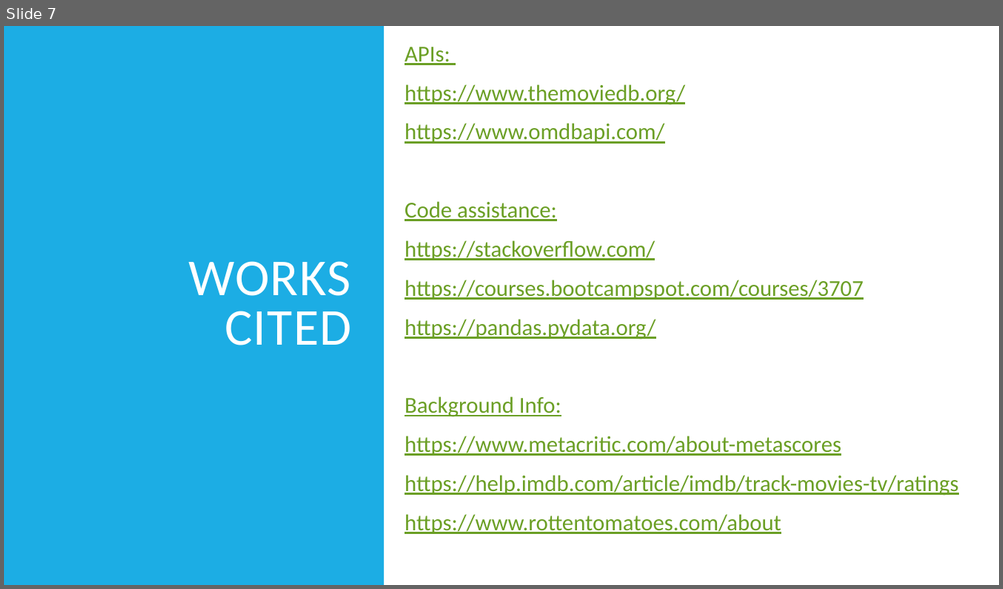
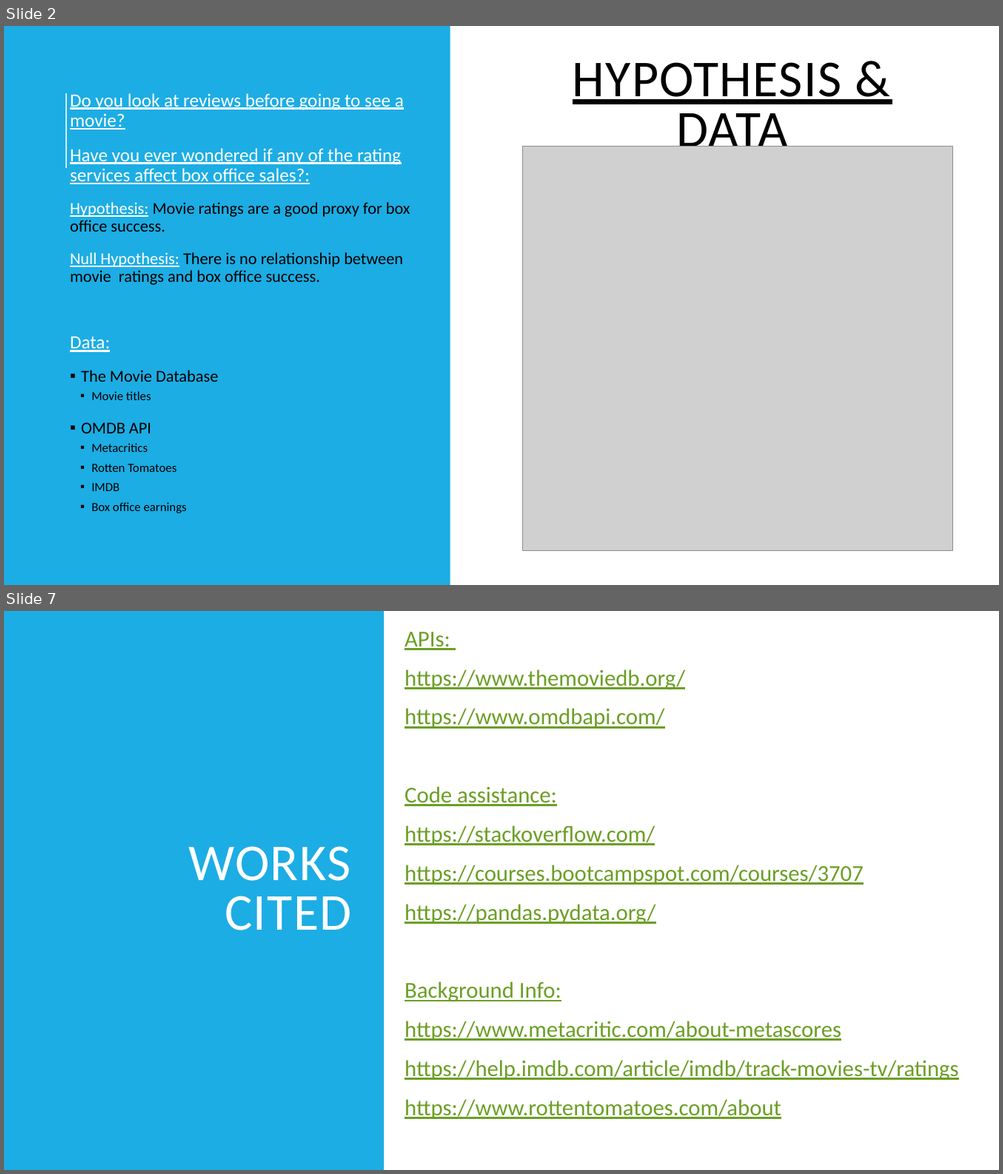
Before and after one commit to Abby-Boulter/Project1, a slide deck: data/Project 1 Presentation.pptx. Shown one above the other, each under a label of ours: slide 7 before the commit, slides 2 and 7 after it; the slides between them are not shown. The pictures are 1003x589 and 1003x1174 pixels, drawn with LibreOffice and Linux fonts; fonts in the diff are those of the drawing; grey boxes stand for pictures. Boxes give left, top, right and bottom in pixels: in the first picture for what was removed or moved away, otherwise in the second. Text is boxed around its words. In the diff, an @@ line names an element or a change of style, - is before the commit and + after.

```diff
--- a/data/Project 1 Presentation.pptx
+++ b/data/Project 1 Presentation.pptx
@@ slide 2 added at bbox=[4, 26, 999, 585], background #FFFFFF @@
@@ rectangle added at bbox=[4, 26, 450, 585], fill #1CADE4 @@
@@ title added at bbox=[572, 62, 842, 158], 50 pt, text #000000, underline @@
+HYPOTHESIS & DATA
@@ line added from (66, 168) to (66, 93), #D2EFFA 1.5 pt @@
@@ text added at bbox=[70, 93, 410, 514], 16 pt, text #000000 @@
+Do you look at reviews before going to see a movie?
+Have you ever wondered if any of the rating services affect box office sales?:
+Hypothesis: Movie ratings are a good proxy for box office success.
+Null Hypothesis: There is no relationship between movie ratings and box office success.
+Data:
+▪ The Movie Database
+  ▪ Movie titles
+▪ OMDB API
+  ▪ Metacritics
+  ▪ Rotten Tomatoes
+  ▪ IMDB
+  ▪ Box office earnings
@@ picture added at bbox=[523, 146, 952, 551] @@
```
Also in this commit, not shown: 5 slides changed, 1 slide removed, 5 other files.
